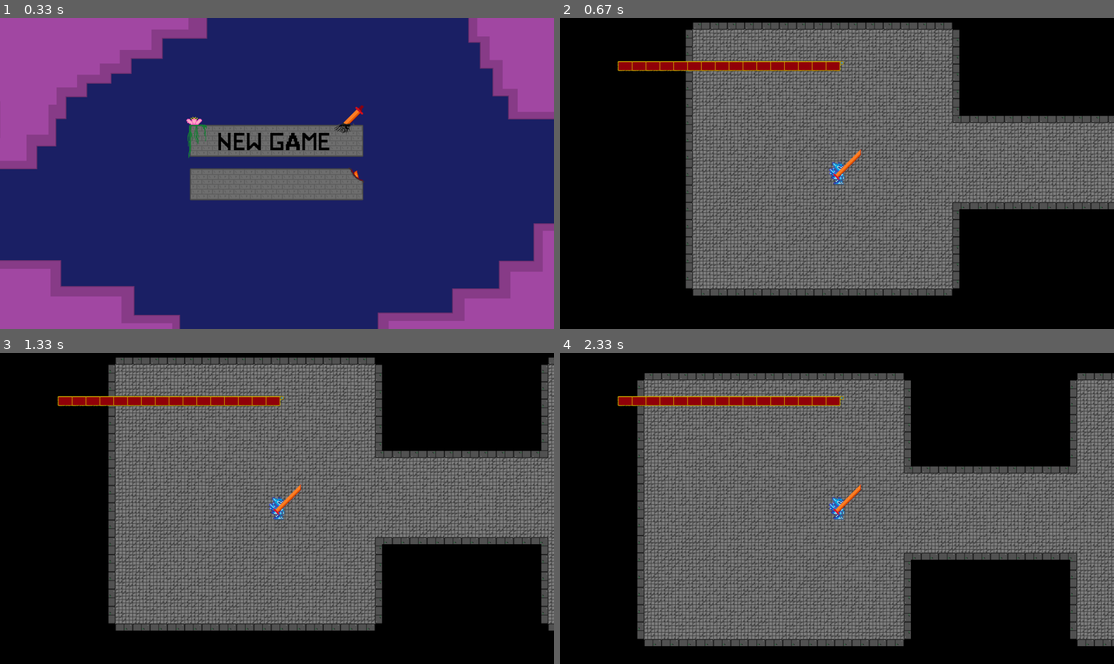
Above: before the commit, frames 1-4 (two rows, left to right).
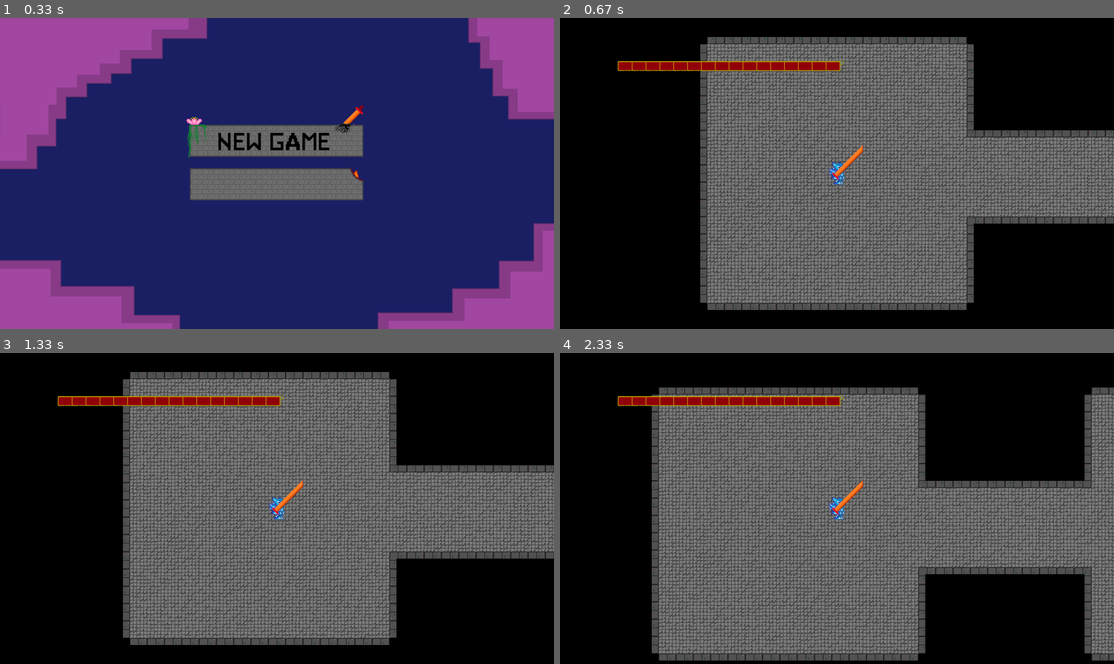
Above: after the commit, the same moments.

Repository: MayorThunder/pygame
Game: pygame game, started from PygameProject.py
The game is run twice, just before and just after one commit, with the same random seed, the same clock (stepped at 60 frames per second) and the same inputs.
Inputs (mouse positions are in pixels of both pictures, inside the frame that each line leads up to):
- Up to frame 1 (0.33 s): no input
- Up to frame 2 (0.67 s): click (837, 139) at 0.38 s
- Up to frame 3 (1.33 s): click (254, 524) at 0.72 s; hold D from 1 s (still down); move the mouse to (454, 499) at 1.03 s
- Up to frame 4 (2.33 s): release D at 1.47 s; hold W 1.5-1.8 s; hold D 1.83-2.3 s

Frame 1 is identical in both runs. In frame 2, 33% of the frame differs, in the area x 22-100%, y 1-94%; in frame 3, 34%; in frame 4, 37%, in the area x 13-100%, y 6-100%.

Commit message:
Теперь гененрится портал и почти сделан переход между уровнями

Diff:
--- a/PygameProject.py
+++ b/PygameProject.py
@@ -11,8 +11,10 @@
 floor_bricks = pygame.sprite.Group()
 form_rects = pygame.sprite.Group()
 enemies = pygame.sprite.Group()
+portals = pygame.sprite.Group()
 close_combat_enemies = pygame.sprite.Group()
 rooms = pygame.sprite.Group()
+transition_killable = pygame.sprite.Group()
 
 
 def get_image(name, k):
@@ -61,27 +63,29 @@
                      "B": {"warrior":
                                {"swords":
                                     {"stag_blade":
-                                         {"size": 1.4, "dmg": 310, "ats": 2.3, "AoE": 155}}}},
+                                         {"size": 1.4, "dmg": 310, "ats": 2.3, "AoE": 135}}}},
                      "A": {"warrior":
                                {"swords":
                                     {"stag_blade":
-                                         {"size": 1.5, "dmg": 350, "ats": 2.5, "AoE": 155}}}},
+                                         {"size": 1.5, "dmg": 350, "ats": 2.5, "AoE": 135}}}},
                      "S": {"warrior":
                                {"swords":
                                     {"stag_blade":
-                                         {"size": 1.6, "dmg": 400, "ats": 2.7, "AoE": 155}}}},
+                                         {"size": 1.6, "dmg": 400, "ats": 2.7, "AoE": 135}}}},
                      "SS": {"warrior":
                                 {"swords":
                                      {"stag_blade":
-                                          {"size": 1.8, "dmg": 450, "ats": 3.1, "AoE": 180}}}}}}
+                                          {"size": 1.8, "dmg": 450, "ats": 3.1, "AoE": 135}}}}}}
 
 damage_col = {"weapons":
                   {"warrior": "orange"},
               "close_combat": "red"}
 
+spawn_const = 200
+
 levels_size = {
-    1: (7 * sizes["stand_room"][0] + 6 * sizes["corridor"][0] + 100,
-        7 * sizes["stand_room"][1] + 6 * sizes["corridor"][0] + 100)}
+    1: (7 * sizes["stand_room"][0] + 6 * sizes["corridor"][0] + spawn_const,
+        7 * sizes["stand_room"][1] + 6 * sizes["corridor"][0] + spawn_const)}
 
 levels = {1: {"size": (7, 7), "iters": [[2], [2, 2], [3, 4]]}}
 
@@ -104,7 +108,7 @@
 
 class Room(pygame.sprite.Sprite):
     def __init__(self, typer, cx, cy, lvl, num=None, empty=None):
-        super().__init__(rooms, alls)
+        super().__init__(rooms, alls, transition_killable)
         self.cx = cx
         self.cy = cy
         self.lvl = lvl
@@ -169,6 +173,9 @@
                      (i - d) * sizes["wall"][1],
                      "vr", cx, cy)
 
+        if typer == "portal":
+            Portal(cx, cy, "room_transition")
+
     def inf(self):
         return {"centre": (self.cx, self.cy), "type": self.typer}
 
@@ -187,7 +194,7 @@
 
 class Wall(pygame.sprite.Sprite):
     def __init__(self, d_x, d_y, wall_type, centre_x, centre_y):
-        super().__init__(walls[wall_type], alls)
+        super().__init__(walls[wall_type], alls, transition_killable)
         self.image = sprite_images["walls"][wall_type]
         self.rect = self.image.get_rect().move(centre_x + d_x, centre_y + d_y)
 
@@ -276,6 +283,21 @@
             self.cur_hp -= real_dmg
             self.timer += 30
 
+    def kill(self):
+        self.wall_collidable_sprite.kill()
+        super().kill()
+
+
+class Portal(pygame.sprite.Sprite):
+    def __init__(self, x, y, port_type):
+        super().__init__(alls, portals, transition_killable)
+        self.image = sprite_images['portals'][port_type]
+        k = self.image.get_rect()
+        self.rect = pygame.Rect(x - k.w // 2, y - k.h // 2, k.w, k.h)
+
+    def check(self):
+        return player.inf().rect.colliderect(self.rect) and self.rect.collidepoint(pygame.mouse.get_pos())
+
 
 class PlayerHealthBar():
     def __init__(self, x, y, hp):
@@ -322,7 +344,7 @@
 
 class Close_Combat_Enemy(pygame.sprite.Sprite):
     def __init__(self, enemy_class, entype, cx, cy, spawn, roomn, lvl):
-        super().__init__(enemies, close_combat_enemies)
+        super().__init__(enemies, close_combat_enemies, transition_killable)
         self.cl = enemy_class
         self.entype = entype
         self.cur_hp = ((game_enemies[entype][self.cl]["hp"] + game_enemies[entype][self.cl]["hp_add"] * (roomn - 2))
@@ -378,6 +400,10 @@
                                    self.rect.x, self.rect.y - 1.5 * self.rect.h, real_dmg)
             self.cur_hp -= real_dmg
             self.dmg_timer += time
+
+    def kill(self):
+        self.formspr.kill()
+        super().kill()
 
 
 def generate_level(n):
@@ -418,8 +444,8 @@
                         if data[a + x][b + y] and abs(data[a + x][b + y] - data[a][b]) == 1:
                             emptiness.append(doors[(y, x)])
                             Room((y, x),
-                                 (b + 0.5 + y * 0.5) * sizes["stand_room"][0] + (b + 0.5 * y) * sizes["corridor"][0],
-                                 (a + 0.5 + x * 0.5) * sizes["stand_room"][1] + (a + 0.5 * x) * sizes["corridor"][0], n)
+                                 (b + 0.5 + y * 0.5) * sizes["stand_room"][0] + (b + 0.5 * y) * sizes["corridor"][0] + spawn_const // 2,
+                                 (a + 0.5 + x * 0.5) * sizes["stand_room"][1] + (a + 0.5 * x) * sizes["corridor"][0] + spawn_const // 2, n)
                 name = None
                 if types[a][b] == 1:
                     name = "start"
@@ -429,9 +455,12 @@
                     name = "unusual"
                 elif types[a][b] == 4:
                     name = "portal"
-                Room(name, (b + 0.5) * sizes["stand_room"][0] + b * sizes["corridor"][0],
-                     (a + 0.5) * sizes["stand_room"][1] + a * sizes["corridor"][0], n, num=data[a][b], empty=emptiness)
+                Room(name, (b + 0.5) * sizes["stand_room"][0] + b * sizes["corridor"][0] + spawn_const // 2,
+                     (a + 0.5) * sizes["stand_room"][1] + a * sizes["corridor"][0] + spawn_const // 2, n, num=data[a][b], empty=emptiness)
                 emptiness.clear()
+    for i in walls:
+        walls[i].draw(screen_add)
+    portals.draw(screen_add)
 
 
 class Warrior_weapon(pygame.sprite.Sprite):
@@ -539,6 +568,7 @@
                                "hd": pygame.transform.rotate(get_image('Wall_brick_horizontal.png', False), 180),
                                "vl": get_image('Wall_brick_vertical.png', False),
                                "vr": pygame.transform.rotate(get_image('Wall_brick_vertical.png', False), 180)},
+                     'portals': {"room_transition": get_image("Portal.png", True)},
                      'bars': {"player":
                                   {"left": get_image("Health_bar_left.png", True),
                                    "medium": get_image("Health_bar_medium.png", True),
@@ -570,6 +600,7 @@
     screen_x = -levels_size[1][0] // 2 + SX // 2
     screen_y = -levels_size[1][1] // 2 + SY // 2
     count = 0
+    cur_lvl = None
     dx = 0
     dy = 0
     while True:
@@ -614,14 +645,21 @@
                         if cur_class == "warrior":
                             cur_weap = "stag_blade"
                             weapon_class = "swords"
-                            cur_rank = "S"
+                            cur_rank = "SS"
                             player = Player("warrior")
-                            for i in walls:
-                                walls[i].draw(screen_add)
                             weapon = Warrior_weapon(cur_rank, cur_weap, weapon_class)
                         player_health_bar = PlayerHealthBar(200, 150, classes[cur_class]["hp"])
                 elif fon_set == "game" and event.button == pygame.BUTTON_LEFT:
-                    weapon.attack()
+                    for portal in portals:
+                        if portal.check():
+                            cur_lvl += 1
+                            for i in transition_killable:
+                                i.kill()
+                            screen_add.fill("black")
+                            generate_level(cur_lvl)
+                            break
+                    else:
+                        weapon.attack()
 
         if fon_set == "death":
             for i in alls:
